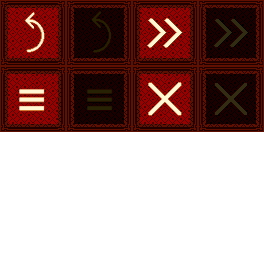
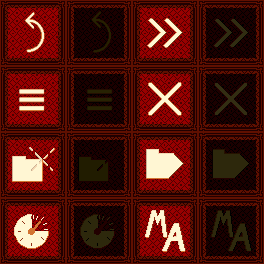
Revision of a layered 264 × 264 image; what changed, layer by layer:
painted on "pause #1" over left=12, top=147, right=252, bottom=252
painted on "pause" over left=0, top=132, right=264, bottom=264
